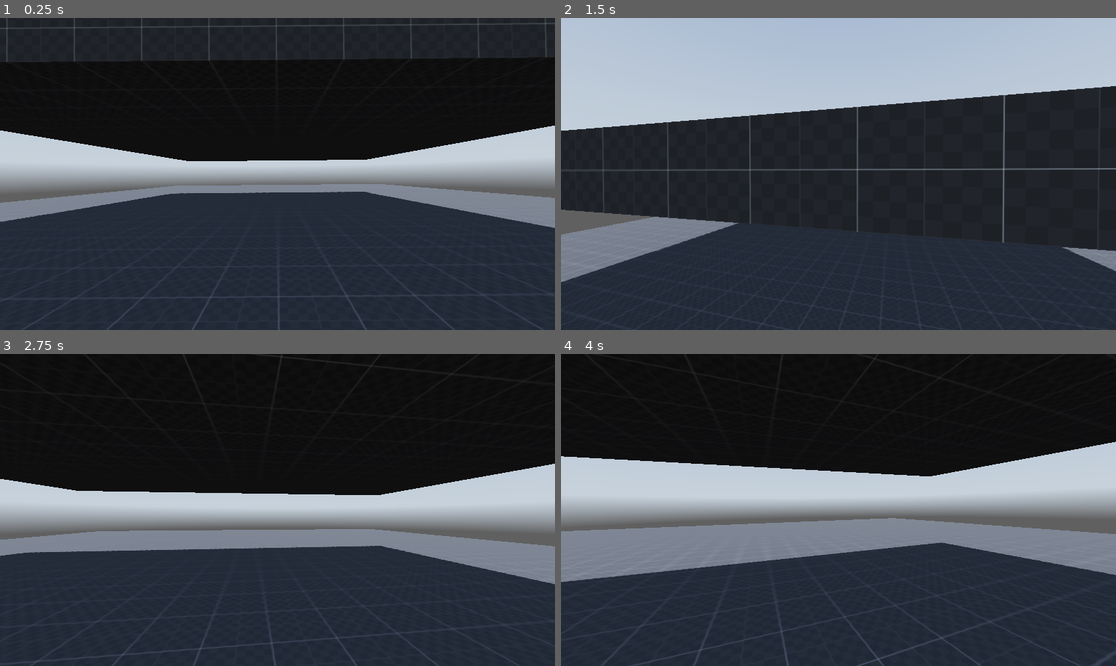
Above: before the commit, frames 1-4 (two rows, left to right).
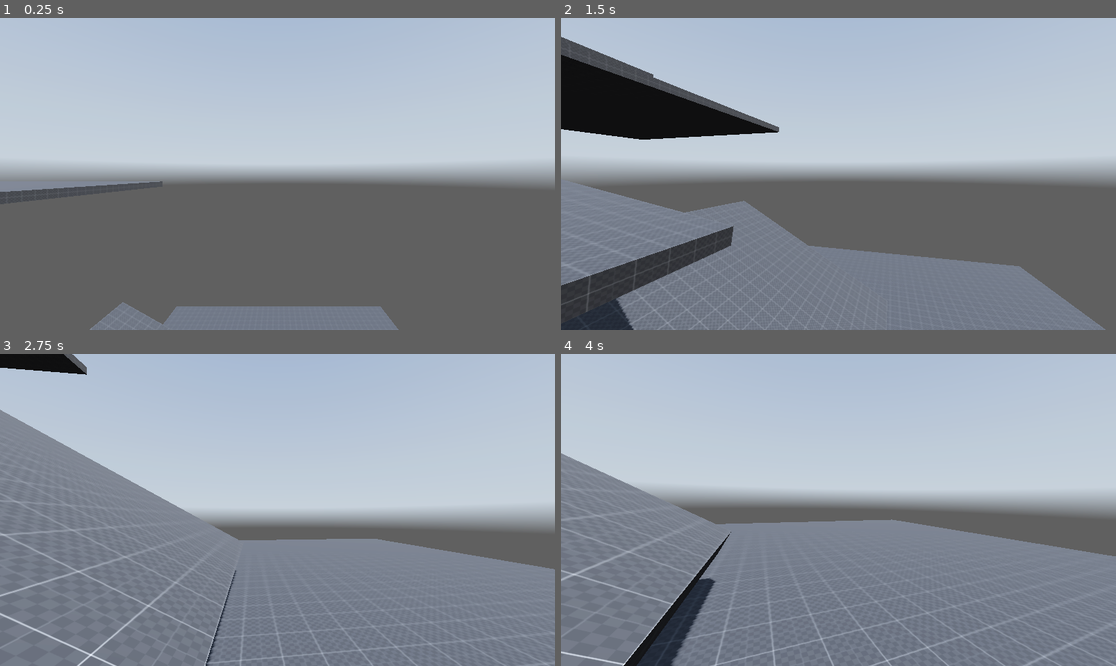
Above: after the commit, the same moments.

Repository: FahadHameed89/GodotPlayground3D
Game: Godot game, scene res://Scenes/world.tscn
Same seed, same stepped clock (60 frames per second), same inputs: the game is played once before the commit and once after it. The project has no main scene, so this scene is started directly. A sky picture missing from this copy of the repository is replaced by a grey-blue gradient.
Inputs (mouse positions are in pixels of both pictures, inside the frame that each line leads up to):
- Up to frame 1 (0.25 s): no input
- Up to frame 2 (1.5 s): tap Enter (ui_accept) at 0.5, 0.77 s; move the mouse to (866, 174) at 0.52 s; hold Ctrl (crouch) 0.53-1.28 s; hold W (forward) from 0.53 s (still down); move the mouse to (810, 174) at 1.27 s; tap Alt (free_look) at 1.35 s
- Up to frame 3 (2.75 s): keep holding W (forward); tap Enter (ui_accept) at 1.52 s; move the mouse to (288, 503) at 2.02 s; hold Shift (sprint) from 2.03 s (still down)
- Up to frame 4 (4 s): keep holding W (forward); move the mouse to (832, 516) at 2.77 s; release Shift (sprint) at 2.78 s; tap Ctrl (crouch) at 2.85 s; tap Enter (ui_accept) at 3.02, 3.77 s; move the mouse to (877, 513) at 3.52 s; hold Alt (free_look) from 3.53 s (still down)

The runs differ from the first frame. In frame 1, 88% of the frame differs, in the area x 0-100%, y 0-100%; in frame 2, 69%; in frame 3, 84%; in frame 4, 76%.

Commit message:
worked on level design
Added a little jumping puzzle

Diff:
--- a/Scenes/world.tscn
+++ b/Scenes/world.tscn
@@ -24,34 +24,6 @@
 
 [sub_resource type="CapsuleShape3D" id="CapsuleShape3D_2picw"]
 height = 1.2
-
-[sub_resource type="Animation" id="Animation_su1cs"]
-resource_name = "jump"
-length = 0.3
-tracks/0/type = "value"
-tracks/0/imported = false
-tracks/0/enabled = true
-tracks/0/path = NodePath("Camera3D:rotation")
-tracks/0/interp = 1
-tracks/0/loop_wrap = true
-tracks/0/keys = {
-"times": PackedFloat32Array(0, 0.1, 0.3),
-"transitions": PackedFloat32Array(1, 1, 1),
-"update": 0,
-"values": [Vector3(0, 0, 0), Vector3(-0.0523599, 0, 0.0349066), Vector3(0, 0, 0)]
-}
-tracks/1/type = "value"
-tracks/1/imported = false
-tracks/1/enabled = true
-tracks/1/path = NodePath("Camera3D:position")
-tracks/1/interp = 1
-tracks/1/loop_wrap = true
-tracks/1/keys = {
-"times": PackedFloat32Array(0, 0.1, 0.3),
-"transitions": PackedFloat32Array(1, 1, 1),
-"update": 0,
-"values": [Vector3(0, 0, 0), Vector3(0, -0.1, 0), Vector3(0, 0, 0)]
-}
 
 [sub_resource type="Animation" id="Animation_tfg0l"]
 length = 0.001
@@ -80,6 +52,34 @@
 "values": [Vector3(0, 0, 0)]
 }
 
+[sub_resource type="Animation" id="Animation_su1cs"]
+resource_name = "jump"
+length = 0.3
+tracks/0/type = "value"
+tracks/0/imported = false
+tracks/0/enabled = true
+tracks/0/path = NodePath("Camera3D:rotation")
+tracks/0/interp = 1
+tracks/0/loop_wrap = true
+tracks/0/keys = {
+"times": PackedFloat32Array(0, 0.1, 0.3),
+"transitions": PackedFloat32Array(1, 1, 1),
+"update": 0,
+"values": [Vector3(0, 0, 0), Vector3(-0.0523599, 0, 0.0349066), Vector3(0, 0, 0)]
+}
+tracks/1/type = "value"
+tracks/1/imported = false
+tracks/1/enabled = true
+tracks/1/path = NodePath("Camera3D:position")
+tracks/1/interp = 1
+tracks/1/loop_wrap = true
+tracks/1/keys = {
+"times": PackedFloat32Array(0, 0.1, 0.3),
+"transitions": PackedFloat32Array(1, 1, 1),
+"update": 0,
+"values": [Vector3(0, 0, 0), Vector3(0, -0.1, 0), Vector3(0, 0, 0)]
+}
+
 [sub_resource type="Animation" id="Animation_nyre7"]
 resource_name = "landing"
 length = 0.3
@@ -186,7 +186,7 @@
 material = SubResource("StandardMaterial3D_fcx0h")
 
 [node name="CSGBox3D12" type="CSGBox3D" parent="stage"]
-transform = Transform3D(-0.129692, 0.438607, -0.59267, -0.103716, 0.672199, 0.44421, 0.317597, 0.398624, -0.0969543, 3.24207, -10.9929, 51.2784)
+transform = Transform3D(-0.130078, 0.439588, -0.591796, -0.103801, 0.670991, 0.445391, 0.317411, 0.399577, -0.0968702, 3.24207, -10.9929, 51.2784)
 use_collision = true
 size = Vector3(20, 1, 20)
 material = SubResource("StandardMaterial3D_fcx0h")
@@ -207,6 +207,7 @@
 shadow_enabled = true
 
 [node name="player" type="CharacterBody3D" parent="."]
+transform = Transform3D(1, 0, 0, 0, 1, 0, 0, 0, 1, 42.649, 0, 0)
 script = ExtResource("3_cre28")
 
 [node name="standing_collision_shape" type="CollisionShape3D" parent="player"]
